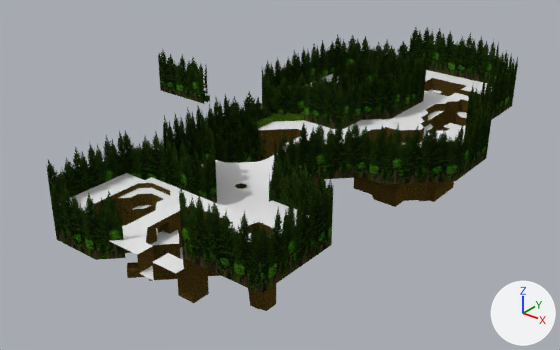
What one commit did to the Blender file Blends/level-6.blend.
Before and after are seen from a 50 mm camera at (225.0, -285.0, 150.0) aimed at (25.0, -35.0, -5.0). The lights are fixed; the arrows at lower right show +X, +Y and +Z. The picture after the commit comes second.

In view in the first picture: 'level-6', 'level-6-tree-wall'.
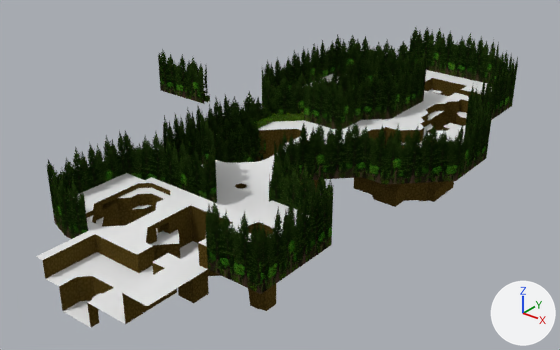
Commit message: working on level 6

Changed parts and their boxes [x1, y1, x2, y2] in the pictures (560 x 350 px):
'level-6-tree-wall', reshaped
    before: [46, 27, 518, 294]
    after: [47, 27, 518, 294]
'level-6', reshaped (8% wider, 7% taller)
    before: [69, 70, 487, 311]
    after: [36, 70, 487, 328]
part 1 of me_level_6, added
    after: [36, 231, 208, 328]
part 2 of me_level_6, surface changed
    both: [74, 188, 211, 303]
part 3 of me_level_6_tree_wall, cut back
    before: [46, 166, 261, 294]
    after: [47, 164, 261, 294]

What changed in the scene script:
```text
Change me_level_6:
    used by ob_level_6; location = (0.0, 0.0, 0.0)
    remove me_level_6.from_pydata(...)  # 4485 vertices, 4625 faces; spans x -28.0..105.0, y -147.0..98.0, z -12.0..30.0
    add me_level_6.from_pydata(...)  # 4653 vertices, 4787 faces; spans x -28.0..105.0, y -168.0..98.0, z -12.0..30.0
    me_level_6 part 1: 168 vertices added at x 32.0..84.0, y -168.0..-144.0, z 2.0..22.0
    me_level_6 part 2: 4625 kept faces spanning x -28.0..105.0, y -147.0..98.0, z -12.0..30.0 get new texture (UV) coordinates
Change me_level_6_tree_wall:
    used by ob_level_6_tree_wall; location = (0.0, 0.0, 0.0)
    verts and faces of me_level_6_tree_wall; kept vertices keep their numbers, new ones are numbered from 152
    before: 136 (74.0, -144.0, 22.0) at pixel (182, 257), 137 (74.0, -144.0, 48.0), 146 (18.0, -150.0, 11.0) at pixel (56, 239), 147 (18.0, -150.0, 37.0), 148 (39.0, -150.0, 11.0) at pixel (95, 259)
    before: 149 (39.0, -150.0, 37.0), 150 (46.0, -144.0, 11.0) at pixel (125, 257), 151 (46.0, -144.0, 37.0)
    remove me_level_6_tree_wall.from_pydata(...)  # 152 vertices, 59 faces; spans x -90.0..105.0, y -150.0..98.0, z -6.0..48.0
    add me_level_6_tree_wall.from_pydata(...)  # 150 vertices, 58 faces; spans x -90.0..105.0, y -147.0..98.0, z -6.0..48.0
    me_level_6_tree_wall part 3
    add delete_vertices([150, 151])  # with the faces that use them
    add verts[136] = (84.0, -144.0, 22.0)  # moved, pixel (207, 269)
    add verts[137] = (84.0, -144.0, 48.0)  # moved
    add verts[146] = (18.0, -147.0, 11.0)  # moved, pixel (64, 235)
    add verts[147] = (18.0, -147.0, 37.0)  # moved
    add verts[148] = (32.0, -147.0, 11.0)  # moved
    add verts[149] = (32.0, -147.0, 37.0)  # moved
```
